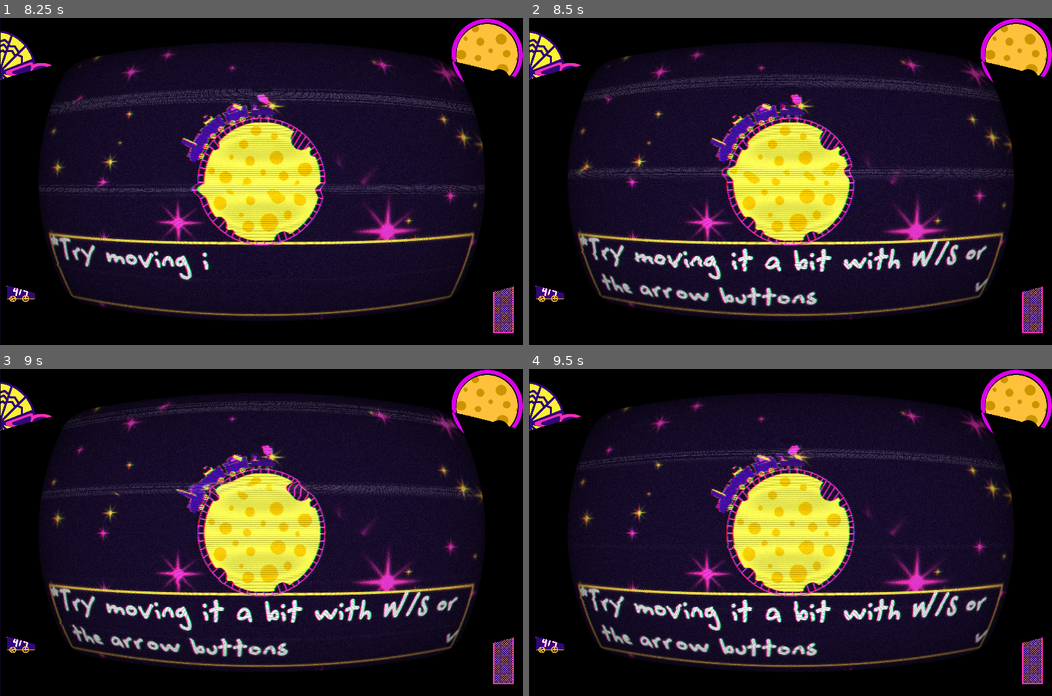
Above: before the commit, frames 1-4 (two rows, left to right).
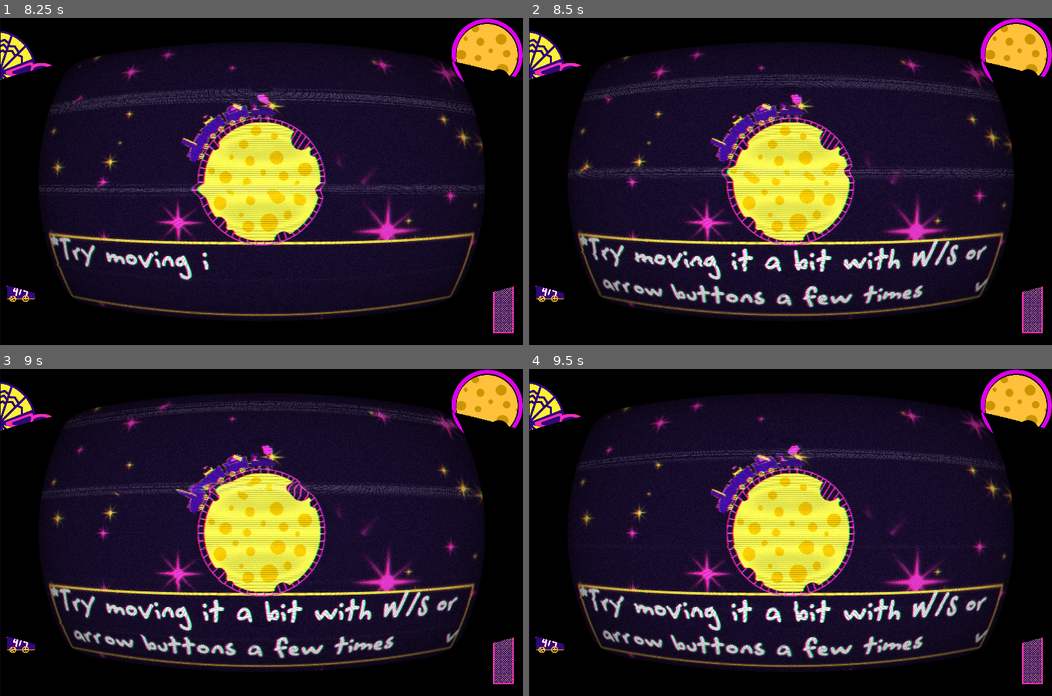
Above: after the commit, the same moments.

Repository: emmdie/MoonGame
Game: Godot game, scene res://scene/UI/MainMenu.tscn
Same seed, same stepped clock (60 frames per second), same inputs: the game is played once before the commit and once after it. The engine's default icon, where the game draws it, is replaced by a stand-in: a white triangle on a blue panel in a dark square.
Inputs (mouse positions are in pixels of both pictures, inside the frame that each line leads up to):
- Up to frame 1 (8.25 s): click "Play" at 0.5 s; tap Enter (ui_accept) at 1.25, 1.52, 2.27, 3.77, 4.52, 5.27, 6.77, 7.52 s; move the mouse to (376, 165) at 1.27 s; hold W (speed_up) 1.28-2.03 s; tap 1 (select_cart1) at 1.35, 5.85 s; move the mouse to (156, 197) at 2.02 s; hold Down (speed_down) 2.03-2.78 s; tap 2 (select_cart2) at 2.1, 6.6 s; move the mouse to (313, 109) at 2.77 s; hold W (speed_up) 2.78-4.28 s; tap 3 (select_cart3) at 2.85, 7.35 s; move the mouse to (235, 246) at 3.52 s; tap 4 (select_cart4) at 3.6, 8.1 s; move the mouse to (418, 230) at 4.27 s; hold Down (speed_down) 4.28-6.53 s; tap 5 (select_cart5) at 4.35 s; move the mouse to (104, 132) at 5.02 s; click (104, 132) at 5.1 s; move the mouse to (287, 181) at 5.77 s; move the mouse to (183, 99) at 6.52 s; hold W (speed_up) from 6.53 s (still down); move the mouse to (376, 165) at 7.27 s; move the mouse to (156, 197) at 8.02 s
- Up to frame 2 (8.5 s): keep holding W (speed_up); tap Enter (ui_accept) at 8.27 s
- Up to frame 3 (9 s): move the mouse to (313, 460) at 8.77 s; release W (speed_up) at 8.78 s; hold Down (speed_down) from 8.78 s (still down); tap 5 (select_cart5) at 8.85 s
- Up to frame 4 (9.5 s): keep holding Down (speed_down)

Frame 1 is identical in both runs. In frame 2, 1.7% of the frame differs, in the area x 13-76%, y 78-89%; in frame 3, 1.7%; in frame 4, 1.7%.

Commit message:
finalized mines

Diff:
--- a/scene/Levels/Level.gd
+++ b/scene/Levels/Level.gd
@@ -21,6 +21,14 @@
 	$GravityField.set_gravity_center($Moon.position)
 	$ZeppelinControll.set("target_position", $ZeppelinControll.position - $Moon.position)
 	beginningSequence()
+	var t = Timer.new()
+	t.set_wait_time(10)
+	t.set_one_shot(true)
+	self.add_child(t)
+	t.start()
+	yield(t, "timeout")
+	ratAppearSequence()
+
 
 #starts the
 func new_game():
@@ -103,10 +111,16 @@
 	textbox.queue_text("Our job is to remote control the robot train cheesepiercer")
 	textbox.queue_text("It's humanities strongest weapon against the space mice")
 	textbox.queue_text("Imagine a life without the moon... No more tides")
-	textbox.queue_text("Try moving it a bit with W/S or the arrow buttons")
+	textbox.queue_text("Try moving it a bit with W/S or arrow buttons a few times")
 	updateCartLabels()
 	mouseTimer.paused = true
 	zeppelinTimer.paused = true
+
+func ratAppearSequence():
+	textbox.queue_text("Oh no, a huge mischief of mice is approaching")
+	textbox.queue_text("Guess you gauda learn on the job")
+	textbox.queue_text("You ought to stop them! I Swiss you best of luck intern")
+	textbox.queue_text("Shoot with your mouse. I'll get some upgrades ASAP")
 
 
 
--- a/scene/Levels/Level.tscn
+++ b/scene/Levels/Level.tscn
@@ -318,6 +318,36 @@
 position = Vector2( 600, 800 )
 z_index = -1
 
+[node name="ParallaxBackground" type="ParallaxBackground" parent="."]
+script = ExtResource( 10 )
+
+[node name="ParallaxLayer" type="ParallaxLayer" parent="ParallaxBackground"]
+
+[node name="Sprite" type="Sprite" parent="ParallaxBackground/ParallaxLayer"]
+scale = Vector2( 1.5, 1.5 )
+texture = ExtResource( 9 )
+
+[node name="ParallaxLayer2" type="ParallaxLayer" parent="ParallaxBackground"]
+
+[node name="Sprite" type="Sprite" parent="ParallaxBackground/ParallaxLayer2"]
+scale = Vector2( 1.8, 1.8 )
+texture = ExtResource( 8 )
+
+[node name="ParallaxLayer3" type="ParallaxLayer" parent="ParallaxBackground"]
+
+[node name="Sprite" type="Sprite" parent="ParallaxBackground/ParallaxLayer3"]
+position = Vector2( 1000, 500 )
+scale = Vector2( 1.3, 1.3 )
+texture = ExtResource( 11 )
+
+[node name="GameOverScreen" parent="." instance=ExtResource( 13 )]
+visible = false
+show_behind_parent = true
+
+[node name="AudioStreamPlayer" type="AudioStreamPlayer" parent="."]
+stream = ExtResource( 14 )
+autoplay = true
+
 [node name="UI" type="Node2D" parent="."]
 z_index = 2
 z_as_relative = false
@@ -370,36 +400,6 @@
 position = Vector2( 20, 1100 )
 z_index = 3
 
-[node name="ParallaxBackground" type="ParallaxBackground" parent="."]
-script = ExtResource( 10 )
-
-[node name="ParallaxLayer" type="ParallaxLayer" parent="ParallaxBackground"]
-
-[node name="Sprite" type="Sprite" parent="ParallaxBackground/ParallaxLayer"]
-scale = Vector2( 1.5, 1.5 )
-texture = ExtResource( 9 )
-
-[node name="ParallaxLayer2" type="ParallaxLayer" parent="ParallaxBackground"]
-
-[node name="Sprite" type="Sprite" parent="ParallaxBackground/ParallaxLayer2"]
-scale = Vector2( 1.8, 1.8 )
-texture = ExtResource( 8 )
-
-[node name="ParallaxLayer3" type="ParallaxLayer" parent="ParallaxBackground"]
-
-[node name="Sprite" type="Sprite" parent="ParallaxBackground/ParallaxLayer3"]
-position = Vector2( 1000, 500 )
-scale = Vector2( 1.3, 1.3 )
-texture = ExtResource( 11 )
-
-[node name="GameOverScreen" parent="." instance=ExtResource( 13 )]
-visible = false
-show_behind_parent = true
-
-[node name="AudioStreamPlayer" type="AudioStreamPlayer" parent="."]
-stream = ExtResource( 14 )
-autoplay = true
-
 [node name="Textbox" parent="." instance=ExtResource( 16 )]
 pause_mode = 2
 layer = -1
--- a/scene/Train/Turrets/Shooter/MineLauncher.tscn
+++ b/scene/Train/Turrets/Shooter/MineLauncher.tscn
@@ -27,10 +27,10 @@
 texture = ExtResource( 3 )
 
 [node name="Muzzle" type="Position2D" parent="Barrel"]
-position = Vector2( 135.65, -30.0001 )
+position = Vector2( 500, -30 )
 
 [node name="Gunfire" type="CPUParticles2D" parent="Barrel/Muzzle"]
-position = Vector2( -45.6504, 20.0001 )
+position = Vector2( -300, 20 )
 rotation = -0.706858
 emitting = false
 amount = 20
--- a/scene/Train/Turrets/Shooter/Projectiles/Mine.gd
+++ b/scene/Train/Turrets/Shooter/Projectiles/Mine.gd
@@ -1 +1,10 @@
 extends "res://scene/Train/Turrets/Shooter/Projectiles/Bullet.gd"
+
+func _ready():
+	var t = Timer.new()
+	t.set_wait_time(15)
+	t.set_one_shot(true)
+	self.add_child(t)
+	t.start()
+	yield(t, "timeout")
+	queue_free()
--- a/scene/Train/Turrets/Shooter/Projectiles/Mine.tscn
+++ b/scene/Train/Turrets/Shooter/Projectiles/Mine.tscn
@@ -3,8 +3,8 @@
 [ext_resource path="res://assets/art/Train/Turrets/bomb.png" type="Texture" id=1]
 [ext_resource path="res://scene/Train/Turrets/Shooter/Projectiles/Mine.gd" type="Script" id=2]
 
-[sub_resource type="RectangleShape2D" id=1]
-extents = Vector2( 12, 7 )
+[sub_resource type="CircleShape2D" id=1]
+radius = 80.0
 
 [node name="Mine" type="Area2D"]
 z_index = -1
@@ -12,10 +12,11 @@
 speed = 0
 
 [node name="Sprite" type="Sprite" parent="."]
-scale = Vector2( 0.1, 0.1 )
+scale = Vector2( 0.35, 0.35 )
 texture = ExtResource( 1 )
 
 [node name="CollisionShape2D" type="CollisionShape2D" parent="."]
+position = Vector2( 8, 12 )
 shape = SubResource( 1 )
 
 [node name="VisibilityNotifier2D" type="VisibilityNotifier2D" parent="."]
